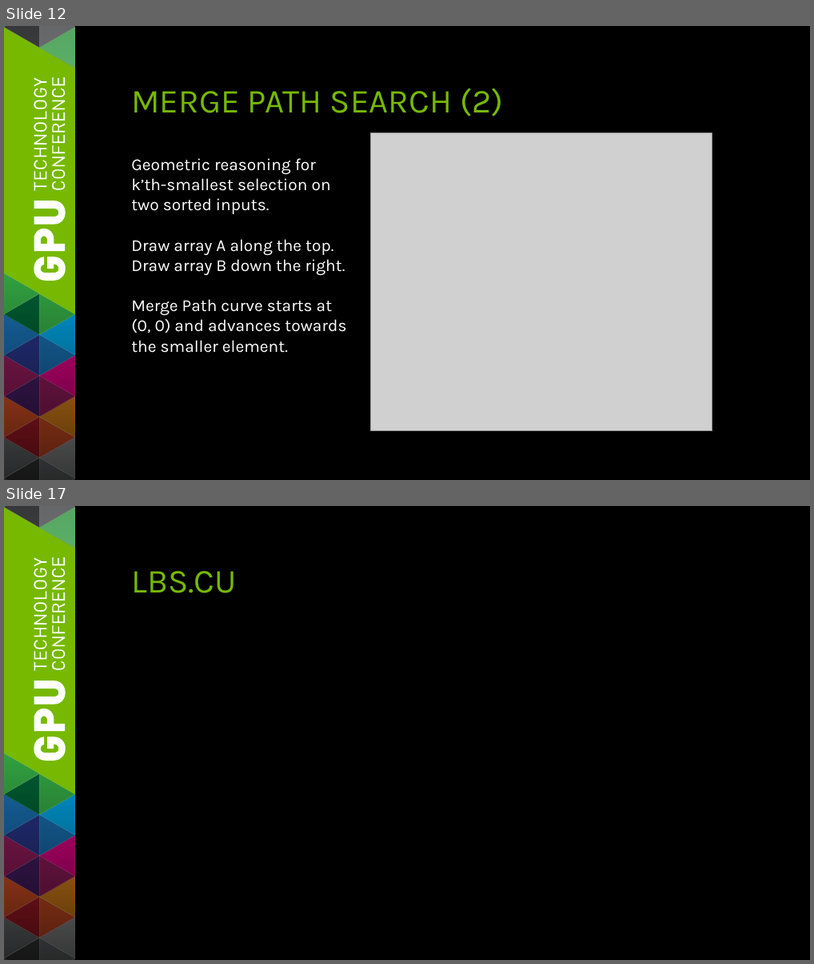
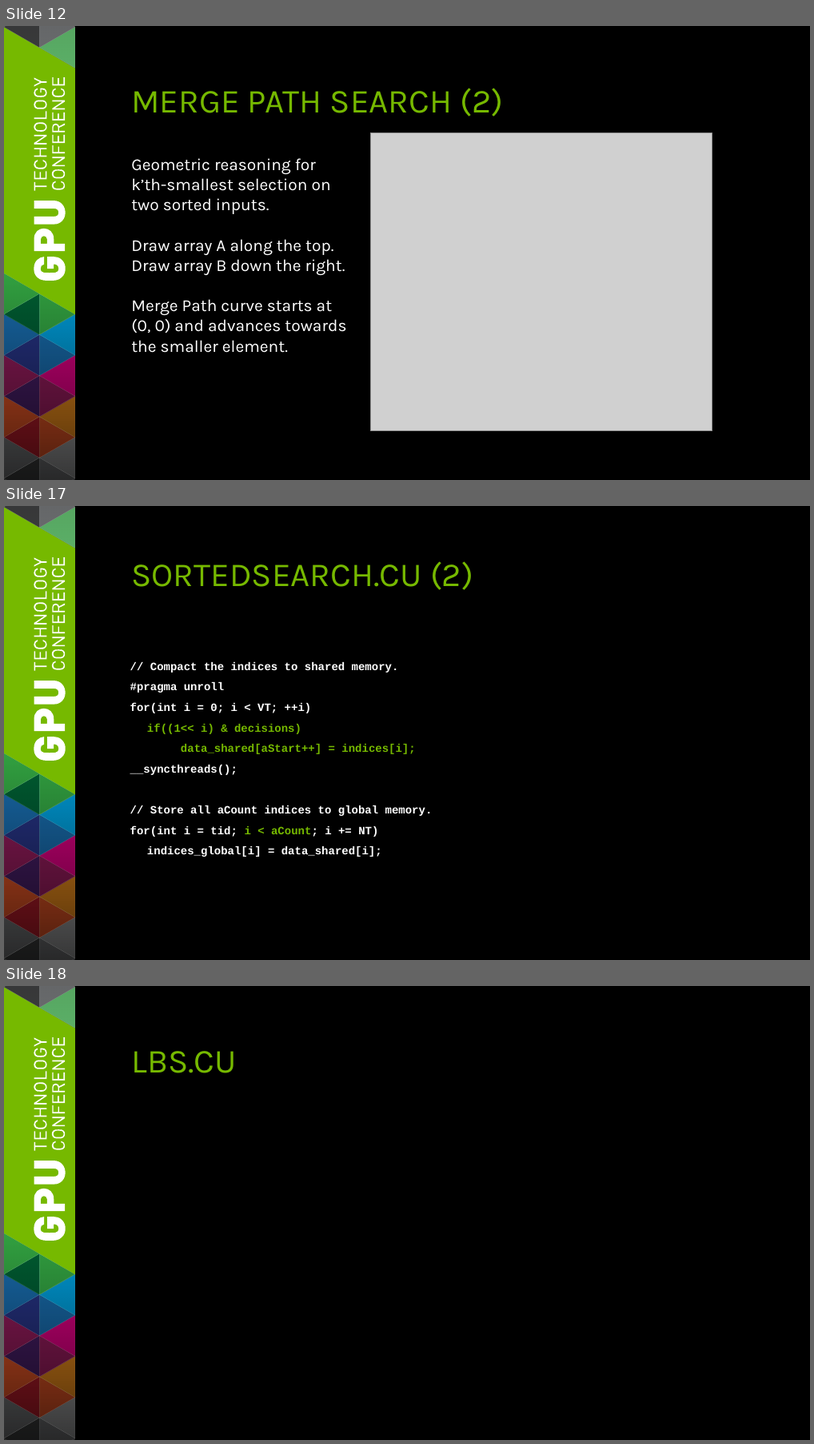
Before and after one commit to seanbaxter/gtc_2014, a slide deck: gtc_2014_sean_baxter.pptx. Shown one above the other, each under a label of ours: slides 12 and 17 before the commit, slides 12, 17 and 18 after it; the slides between them are not shown. The pictures are 814x964 and 814x1444 pixels, drawn with LibreOffice and Linux fonts; fonts in the diff are those of the drawing; grey boxes stand for pictures. Boxes give left, top, right and bottom in pixels: in the first picture for what was removed or moved away, otherwise in the second. Text is boxed around its words. In the diff, an @@ line names an element or a change of style, - is before the commit and + after.

```diff
--- a/gtc_2014_sean_baxter.pptx
+++ b/gtc_2014_sean_baxter.pptx
@@ slide 17 added at (x1=4, y1=506, x2=810, y2=960), background #000000; not listed: 101 template elements that a slide beside it also shows @@
@@ title added at (x1=131, y1=561, x2=474, y2=590), 36 pt, text #76B900 @@
+SORTEDSEARCH.CU (2)
@@ text added at (x1=130, y1=662, x2=433, y2=856), 12 pt, text #FFFFFF, bold @@
+// Compact the indices to shared memory.
+#pragma unroll
+for(int i = 0; i < VT; ++i)
+if((1<< i) & decisions)
+data_shared[aStart++] = indices[i];
+__syncthreads();
+// Store all aCount indices to global memory.
+for(int i = tid; i < aCount; i += NT)
+indices_global[i] = data_shared[i];
@@ what was slide 17 is now slide 18 @@
```
Also in this commit, not shown: 6 slides changed, 3 other slides added, 3 slides removed, 1 other file.
